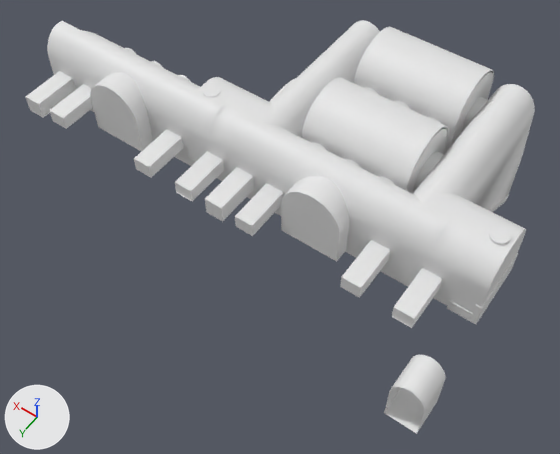
The FBX model Assets/Models/crypt_Tombs.fbx, before and after one commit.
Both versions are drawn from a 50 mm camera at (6.1, 40.1, 28.9) aimed at (18.3, 23.0, 2.0). The lights are fixed; the arrows at lower left show +X, +Y and +Z. Materials are left out; every surface is plain grey. Where no turn or scale is listed for an object, it has been applied to the vertices. Vertices at the same position are counted once.

Names of what the first picture shows: 'Column.078', 'Cube.301', 'Cube.305', 'Kreuz_HeinrichV.002', 'Kreuz_HeinrichV.005', 'Staircase_right', 'Staircase_right.001', 'Staircase_right_quer.001', 'Vault_Crypt', 'Vault_Crypt.001', 'Vault_Crypt_arc.002'.
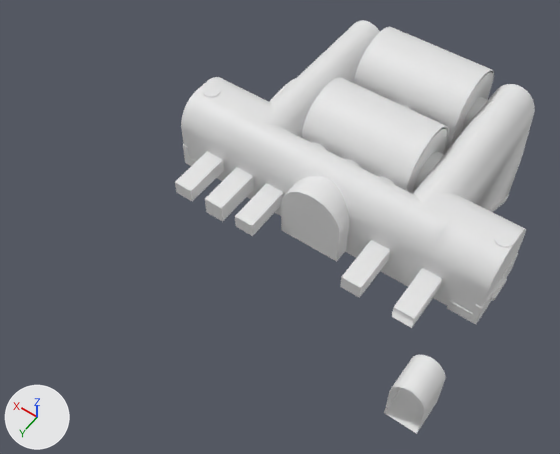
Where the newer file only moved an object's origin or applied its transform, the numbers keep the older frame.

What the commit changed:
me_cube_694 has 1238 vertices, 584 faces and spans x -4.72..4.57, y -1.94..7.95, z -1.54..2.56.
me_cube_694 is used by ob_vault_crypt_001; location (16.05, 15.59, 5.11).
Part 4, on me_cube_694:
116 faces are deleted.
116 new faces join them.
me_cube_707 has 1736 vertices, 1644 faces and spans x -0.4..0.4, y -0.4..0.4, z -0.4..10.76.
me_cube_707 is used by ob_cube_301; location (9.48, 22.07, 4.24); rotation (-3.142, 0.0, 0.0), in degrees (-180, 0, 0); scale (-1.34, -1.34, -0.268).
me_cube_707 part 1: a new loose piece, a 32-sided cylinder along z spanning x -0.3..0.3, y -0.3..0.3, z -2.0..1.41.
me_cube_707 part 2: a new loose piece, a box spanning x -0.44..0.44, y -0.44..0.44, z -2.23..-1.97.
me_cube_707 part 3: the loose piece of 64 vertices spanning x -0.27..0.27, y -0.27..0.27, z 0.3..10.76 is deleted.
Mesh me_cube_036 is new.
It has 32 vertices, 28 faces and spans x -0.1..0.1, y -50.521..-49.367, z -0.1..0.1.
Object 'Column.078' (ob_column_078) now shows me_cube_707 instead of me_cylinder_084.
Object 'Kreuz_HeinrichV.002' (ob_kreuz_heinrichv_002) now shows me_cube_036 instead of me_cube_727.
Object 'Kreuz_HeinrichV.002' (ob_kreuz_heinrichv_002) moves from (21.27, 23.55, 5.38) to (12.45, 23.54, 5.38).
Object 'Cube.301' (ob_cube_301) moves from (9.48, 22.07, 4.24) to (9.31, 22.07, 5.93).
Object 'Cube.301' (ob_cube_301) turns from (-180, 0, 0) to (0, 0, -180) degrees about x, y and z.
Object 'Cube.301' (ob_cube_301) is rescaled from (-1.34, -1.34, -0.268) to (1.22, 1.22, 0.805).

Boxes [x1, y1, x2, y2] around the edits, measured in the pictures (560 x 454 px; the box of a moved part takes in the faces that stretch with it):
'Kreuz_HeinrichV.002', reshaped, moved (not visible afterwards): before [26, 21, 226, 201]
'Cube.301', reshaped, moved, turned, rescaled: before [489, 227, 511, 245]; after [491, 230, 515, 301]
part 1 of me_cube_707, added: after [203, 85, 515, 247]
part 2 of me_cube_707, added: after [491, 277, 507, 301]
part 3 of me_cube_707, deleted: before [489, 227, 511, 245]
part 4 of me_cube_694, moved or reshaped: [363, 87, 440, 123] in both
